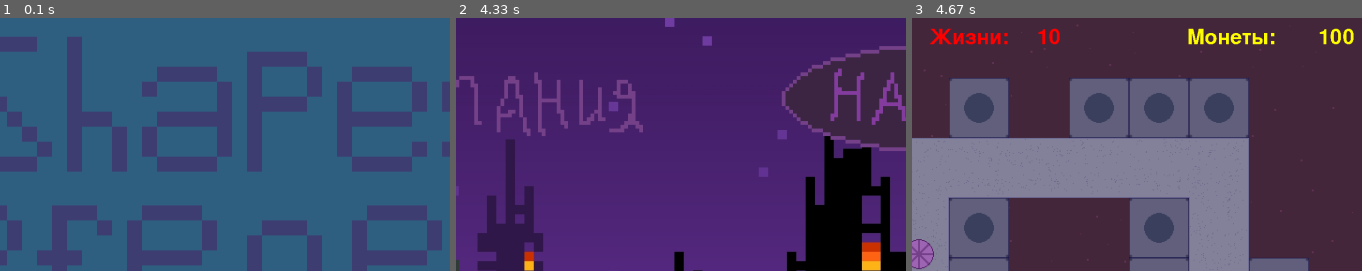
Above: before the commit, frames 1-3 (left to right).
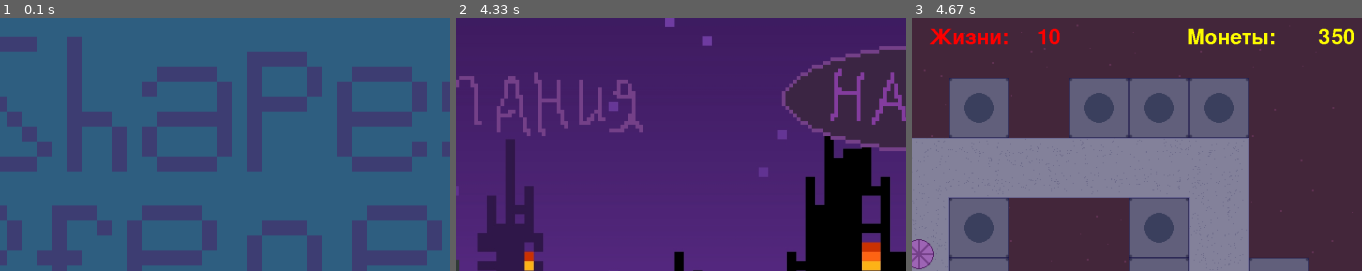
Above: after the commit, the same moments.

Repository: vea1es1337/pygame-tower-defense
Game: pygame game, started from MainMenu.py
Two runs of this game, one before a commit and one after it. Both use one fixed random seed, a clock stepped at 60 frames per second and the inputs below.
Inputs (mouse positions are % of the whole screen's width and height, from its top left):
- Up to frame 1 (0.1 s): no input
- Up to frame 2 (4.33 s): click (78, 16) at 0.38 s; click (85, 76) at 4.22 s
- Up to frame 3 (4.67 s): click (14, 51) at 4.55 s
The pictures show only the part of the screen within x 23-73%, y 0-50%; the shares and areas given below are measured in that part.

Frames 1-2 are identical in both runs. In frame 3, 0.3% of the frame differs, in the area x 90-99%, y 3-11%.

Commit message:
PAIN v.2

Diff:
--- a/MainMenu.py
+++ b/MainMenu.py
@@ -3,10 +3,10 @@
 import pygame
 import math
 from classes import LevelChoiseMenuButton, ShopButton, ExitButton, ButtonBackLvlChoise, ButtonFirstLvl, load_image, \
-    TowerCell, Player, SelectUpgradeMenu, FirstTower
+    TowerCell, Player, SelectUpgradeMenu
 
 FPS = 30
-
+clock = pygame.time.Clock()
 
 def load_main_menu():
     background = load_image("background.png")
@@ -24,7 +24,7 @@
     buttons_level_choise.draw(buttons_screen_level_choise)  # Отрисовка кнопок меню выбора уровня
 
 
-def load_level(filename):  # Функция возвращает текстовый файл башен уровня 1
+def load_level(filename):  # Функция возвращает текстовый файл клеток уровня 1
     filename = "data/" + filename
     with open(filename, 'r') as mapFile:
         level_map = [line.strip() for line in mapFile]
@@ -37,7 +37,9 @@
     for y in range(len(level)):
         for x in range(len(level[y])):
             if level[y][x] == '@':
+                print(x,y)
                 TowerCell(x, y, towers_group)
+
 
 
 if __name__ == '__main__':
@@ -60,7 +62,12 @@
 
     towers_group = pygame.sprite.Group() # Группа со спрайтами клеток
 
-    really_tower_group = pygame.sprite.Group() # группа со спрайтами башен
+    really_tower_group = pygame.sprite.Group() # группа спрайтика первой башни
+
+    tower1 = pygame.sprite.Sprite()
+    tower1.image = load_image("common_lvl1.png")
+    tower1.rect = tower1.image.get_rect()
+    really_tower_group.add(tower1)
 
     first_level_screen = pygame.display.set_mode(size) # Экран, на котором рисуется первый уровень
 
@@ -77,7 +84,6 @@
     exit_button_main_menu.change_rect(1600, 150)
     # Создание кнопки выхода из игры в главном меню
 
-    tower1 = FirstTower(really_tower_group)
 
     back_button_level_choise = ButtonBackLvlChoise(buttons_level_choise)  # Кнопка "назад"
     first_lvl_button = ButtonFirstLvl(buttons_level_choise)  # Кнопка первого уровня
@@ -92,42 +98,54 @@
 
     red = (255, 0, 0)
     yellow = (255, 255, 0)
-
+    cells_flag = [0, 0, 0, 0, 0, 0, 0, 0, 0, 0, 0, 0, 0, 0, 0,
+                  0, 0, 0, 0, 0, 0, 0, 0, 0, 0, 0
+                  ] # флаг активированных клеток
     towers = [] # список поставленных башен
 
-
-    class Tower:
-        def __init__(self, x, y,  damage, cd, price, radius):
+    player = Player(350, 10) # у игрока 350 монет и 10 жизней
+
+    class Tower1:
+        def __init__(self, x, y,  damage, cd, price, range):
             self.x = x
             self.y = y
             self.damage = damage
             self.fire_rate = cd
             self.fire_rate_tick = 0
             self.price = price
-            self.radius = radius
-
-        def Draw(self, window):
+            self.range = range
+
+        def Draw(self):
+            tower1.rect.x = self.x
+            tower1.rect.y = self.y
             really_tower_group.draw(first_level_screen)
 
-
-    def tower_place():
-        print(1)
-        if secret_important_number == 26:
-            print(secret_important_number)
-            really_tower_group.draw(first_level_screen)
-            tower1.change_rect(1086, 960)
-        pos = pygame.mouse.get_pos()
-        pos_x = math.floor(pos[0] / 128) * 128 #  128 - размер одной клеточки
-        pos_y = math.floor(pos[1] / 128) * 128
+    def creating_tower():
+        print(cells_flag[25])
         keys = pygame.key.get_pressed()
-        if keys[pygame.K_1]:
-            print(123)
-            towers.append(Tower(1086, 960, 10,  0.5, 300, 150))
-            player.money -= 10
+        x, y = pygame.mouse.get_pos()
+        if towers_group.sprites()[26].rect.collidepoint(x, y):
+            if cells_flag[25] != 1 and keys[pygame.K_1] and player.money - 10 >= 0:
+                cells_flag[25] = 1
+                player.money -= 10
+                print("Куплено")
+        if cells_flag[25] == 1:
+            print("ваывафыва")
+            towers.append(Tower1(1024, 897, 10, 0.5, 300, 150))
+            print(1)
+
+
+
+
+    def gameplay():
+        if first_level_screen:
+            creating_tower()
+            for tower in towers:
+                tower.Draw()
 
     generate_level(load_level("1map.txt"))
-    player = Player(100, 10)
     f2 = pygame.font.SysFont('comic sans', 66)
+
     while True:
         if main_menu_flag:
             load_main_menu()  # Функция загрузки главного меню
@@ -141,7 +159,6 @@
             tower_select_menu = SelectUpgradeMenu(buttons_level1)
             buttons_level1.draw(first_level_screen)
 
-
             money = f2.render(str(player.money), False, yellow)
             health = f2.render(str(player.health), False, red)
 
@@ -151,6 +168,8 @@
             first_level_screen.blit(health, (700, 20))
             first_level_screen.blit(money_text, (1020, 20))
             first_level_screen.blit(health_text, (470, 20))
+            gameplay()
+
 
         for event in pygame.event.get():
             if event.type == pygame.QUIT:
@@ -175,13 +194,10 @@
                     first_lvl_start = True
                     level_choise_flag = False
                 # Кнопка первого уровня в меню выбора уровней
-                elif first_lvl_start:
-                    for i in range(0, 26):  # всего 26 клеточек на 1 карте
-                        if towers_group.sprites()[i].rect.collidepoint(x, y) and first_level_screen:
-                            print(i) # печатает номер выбранной клеточки
-                            secret_important_number = i # запоминает выбранную клеточку
-                            tower_place()
-                            for tower in towers:
-                                tower.Draw(first_level_screen)
-
+                if first_lvl_start:
+                    x, y = pygame.mouse.get_pos()
+                    for i in range(0, 27):  # всего 26 клеточек на 1 карте
+                        if towers_group.sprites()[i].rect.collidepoint(x, y):
+                            print(i)  # печатает номер выбранной клеточки
+                            secret_important_number = i  # запоминает выбранную клеточку
         pygame.display.flip()
--- a/classes.py
+++ b/classes.py
@@ -83,21 +83,6 @@
         self.rect.y = y
 
 
-class FirstTower(pygame.sprite.Sprite):
-    image = load_image("common_lvl1.png")
-
-    def __init__(self, *group):
-        super().__init__(*group)
-        self.image = FirstTower.image
-        self.rect = self.image.get_rect()
-        self.rect.x = 100
-        self.rect.y = 100
-
-    def change_rect(self, x, y):
-        self.rect.x = x
-        self.rect.y = y
-
-
 class ExitButton(pygame.sprite.Sprite):
     image = load_image("quit_button.png")
 
